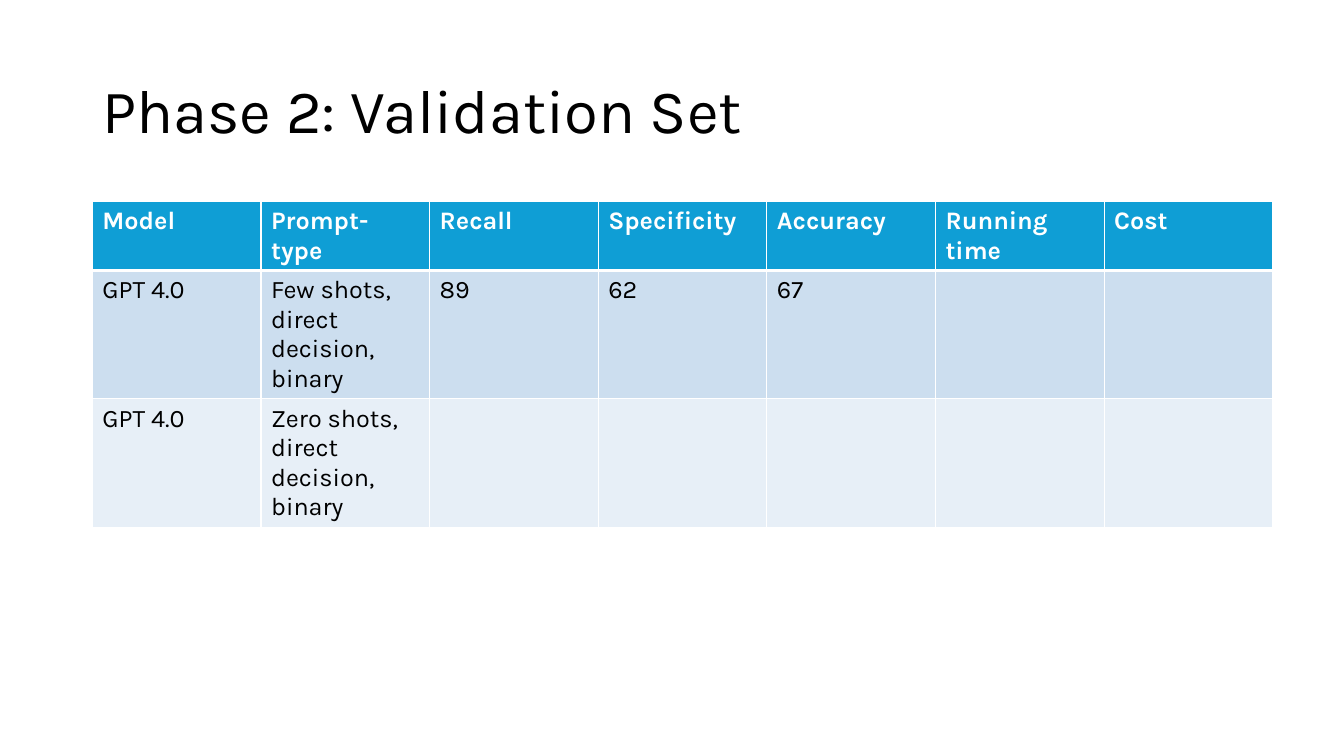
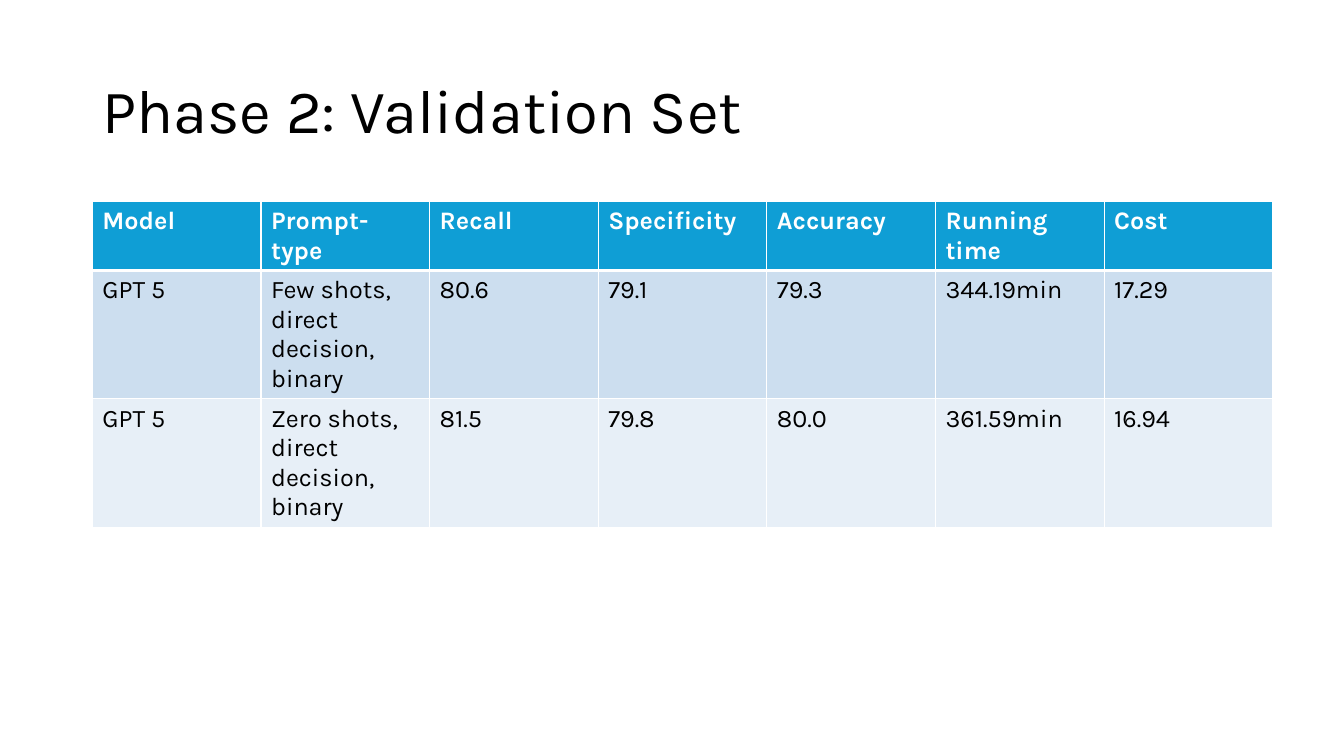
Before and after one commit to KayChansiri/AI-assisted-review-, a slide deck: slide 30 of Final_workflow.pptx. Drawn at 1344x756 pixels with LibreOffice and Linux fonts; fonts in the diff are those of the drawing. Boxes give left, top, right and bottom in pixels: in the first picture for what was removed or moved away, otherwise in the second. Text is boxed around its words. In the diff, an @@ line names an element or a change of style, - is before the commit and + after.

Commit message:
complete gpt 5 test, zero shot and few shot for phase 1 and 2

```diff
--- a/Final_workflow.pptx
+++ b/Final_workflow.pptx
@@ table at (93, 202, 1271, 534) @@
-row 2: GPT 4.0 | Few shots, direct decision, binary | 89 | 62 | 67 |  | 
+row 2: GPT 5 | Few shots, direct decision, binary | 80.6 | 79.1 | 79.3 | 344.19min | 17.29
-row 3: GPT 4.0 | Zero shots, direct decision, binary |  |  |  |  | 
+row 3: GPT 5 | Zero shots, direct decision, binary | 81.5 | 79.8 | 80.0 | 361.59min | 16.94
```
Also in this commit, not shown: 1 other slide changed, 9 other files.
